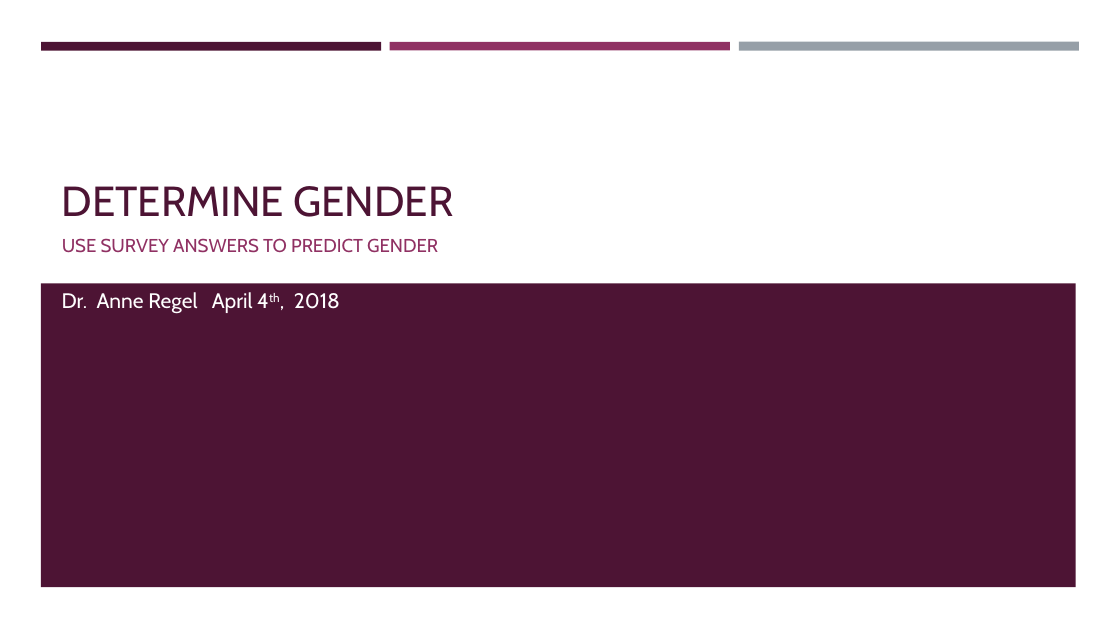
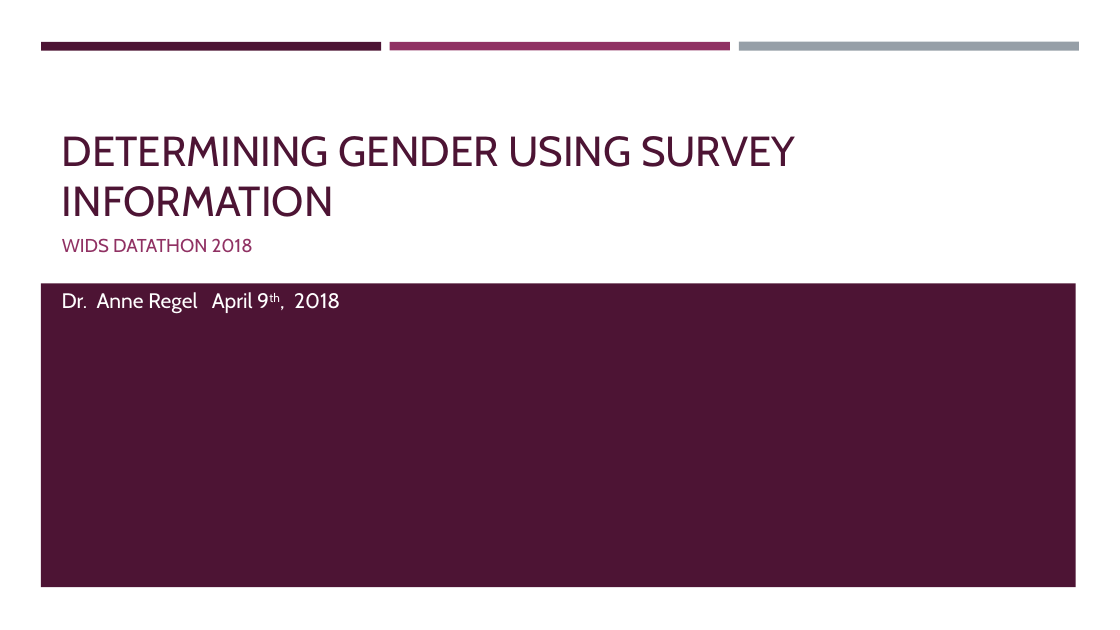
Before and after one commit to mtchem/WiDs_Datathon, a slide deck: slide 1 of Presentation.pptx. Drawn at 1120x630 pixels with LibreOffice and Linux fonts; fonts in the diff are those of the drawing. Boxes give left, top, right and bottom in pixels: in the first picture for what was removed or moved away, otherwise in the second. Text is boxed around its words. In the diff, an @@ line names an element or a change of style, - is before the commit and + after.

```diff
--- a/Presentation.pptx
+++ b/Presentation.pptx
@@ title at (62,136,795,217): text changed @@
-DETERMINE GENDER
+DETERMINING GENDER USING SURVEY INFORMATION
@@ subtitle at (62,238,253,253): text changed @@
-USE SURVEY ANSWERS TO PREDICT GENDER
+WIDS DATATHON 2018
@@ text at (62,292,340,314): text changed @@
-Dr. Anne Regel April 4th, 2018
+Dr. Anne Regel April 9th, 2018
```
Also in this commit, not shown: 1 other slide changed, 5 slides added, 2 slides removed, 7 other files.
